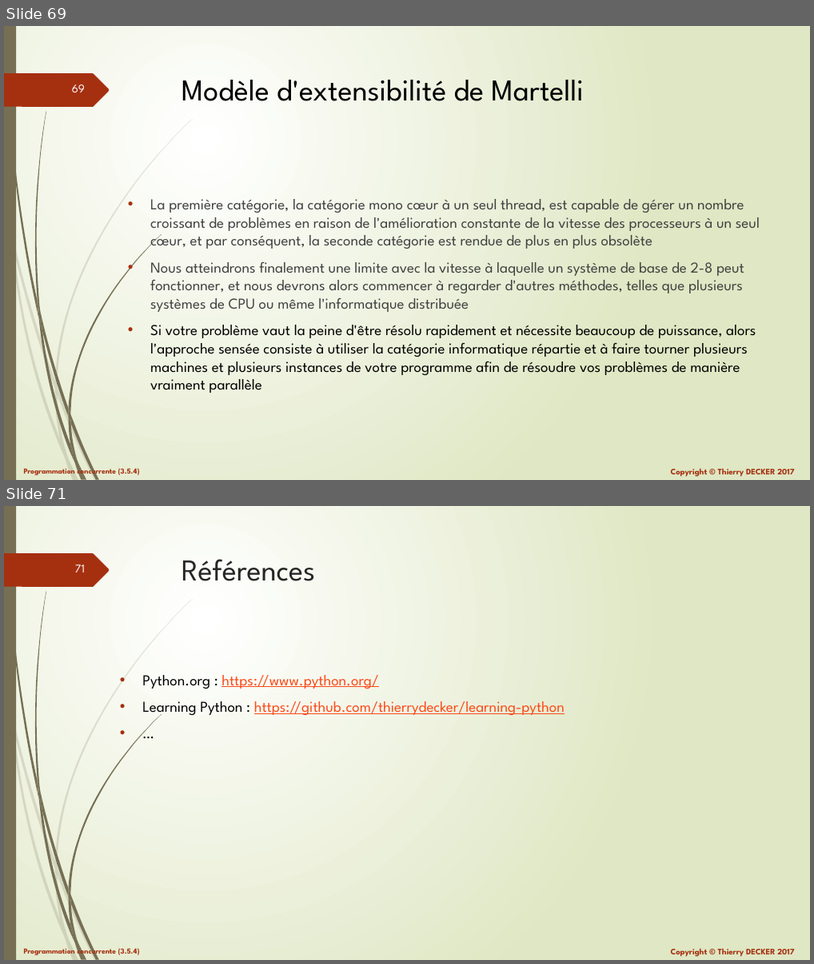
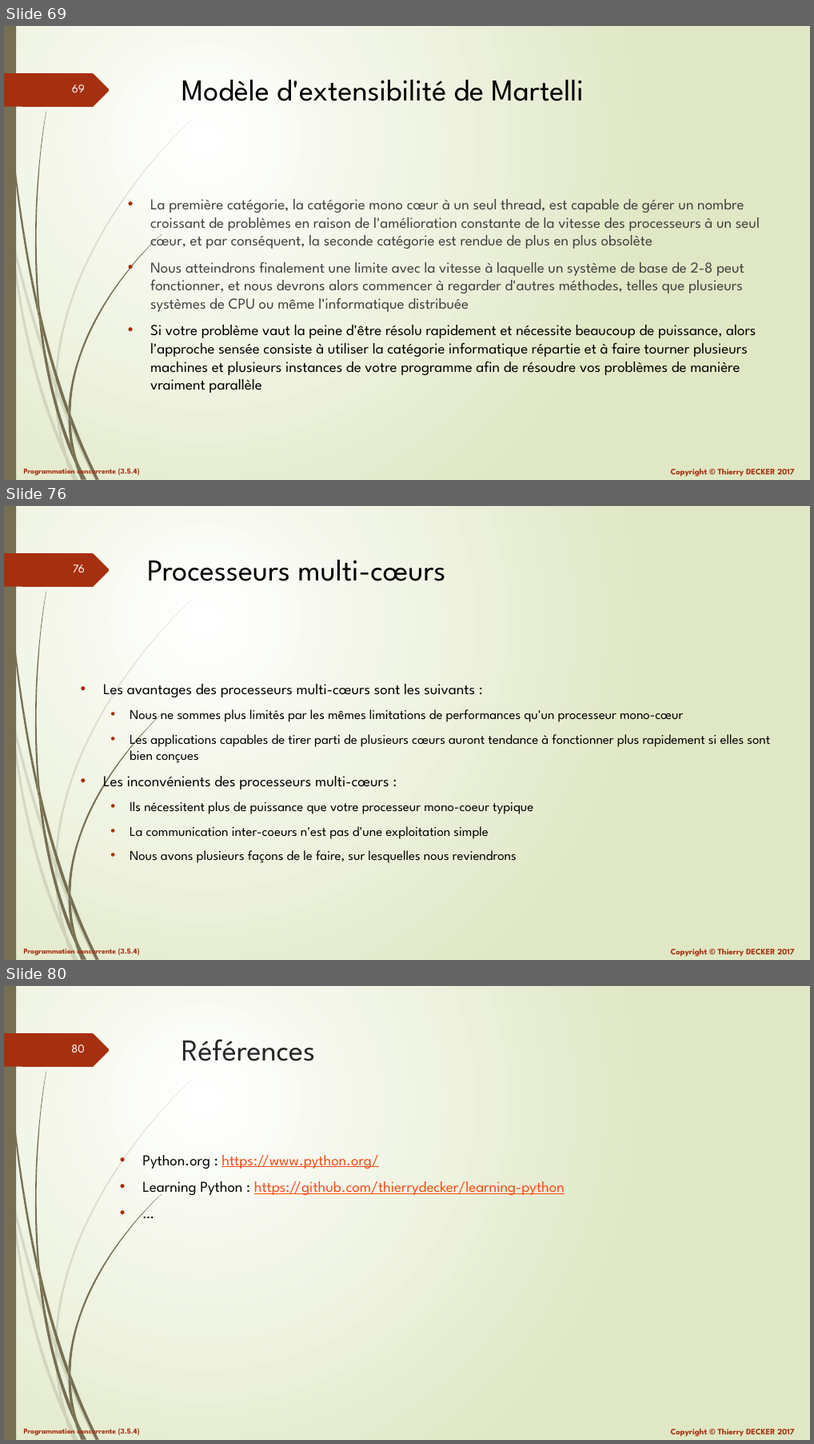
Before and after one commit to VikmanTheRacoon/learning-python, a slide deck: documentations/python-103.pptx. Shown one above the other, each under a label of ours: slides 69 and 71 before the commit, slides 69, 76 and 80 after it; the slides between them are not shown. The pictures are 814x964 and 814x1444 pixels, drawn with LibreOffice and Linux fonts; fonts in the diff are those of the drawing. Boxes give left, top, right and bottom in pixels: in the first picture for what was removed or moved away, otherwise in the second. Text is boxed around its words. In the diff, an @@ line names an element or a change of style, - is before the commit and + after.

```diff
--- a/documentations/python-103.pptx
+++ b/documentations/python-103.pptx
@@ slide 76 added at bbox=[4, 506, 810, 960], background gradient #FFFFFF to #DFE8C4; not listed: 27 template elements that a slide beside it also shows @@
@@ title added at bbox=[147, 560, 446, 581], 36 pt, text #000000 @@
+Processeurs multi-cœurs
@@ text added at bbox=[103, 684, 770, 863], 16 pt, text #000000 @@
+• Les avantages des processeurs multi-cœurs sont les suivants :
+  • Nous ne sommes plus limités par les mêmes limitations de performances qu'un processeur mono-cœur
+  • Les applications capables de tirer parti de plusieurs cœurs auront tendance à fonctionner plus rapidement si elles sont bien conçues
+• Les inconvénients des processeurs multi-cœurs :
+  • Ils nécessitent plus de puissance que votre processeur mono-coeur typique
+  • La communication inter-coeurs n'est pas d'une exploitation simple
+  • Nous avons plusieurs façons de le faire, sur lesquelles nous reviendrons
@@ what was slide 71 is now slide 80 @@
@@ page number at bbox=[71, 1044, 85, 1052]: text changed @@
-71
+80
```
Also in this commit, not shown: 3 slides changed, 8 other slides added, 1 other file.
